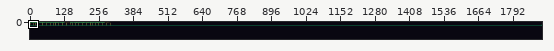
Two states of a sprite sheet, res/level_test2.png. Above: a wide view before the commit, with the close-up outlined.
Close-up. Earlier state:
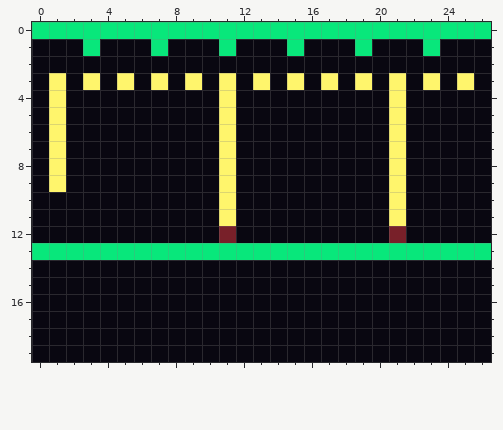
The file is 1900x64 pixels. Shown: x 0..26, y 0..19. The commit also changed other parts of the picture, which this record leaves out.
The result:
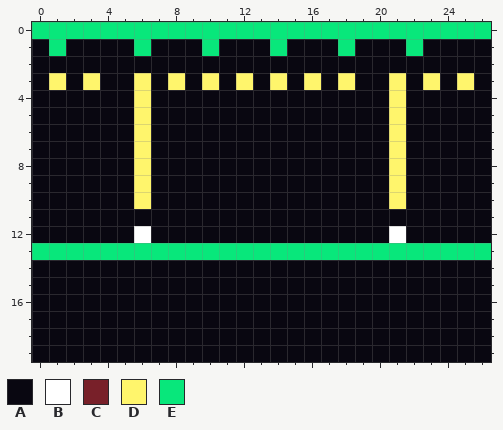
Palette (. is transparent): A #090711  B #ffffff  C #782029  D #fff56c  E #08e77b
Difference:
Colour A replaces colour C in row 12 at x 11.
Colour A replaces colour D in row 3 at x 5, 7, 9, 11, 13, 15, 17 and 19; in rows 4 to 9 at x 1 and 11; in row 10 at x 11; in row 11 at x 11 and 21.
Colour A replaces colour E in row 1 at x 3, 7, 11, 15, 19 and 23.
Colour B replaces colour A in row 12 at x 6.
Colour B replaces colour C in row 12 at x 21.
Colour D replaces colour A in row 3 at x 6, 8, 10, 12, 14, 16 and 18; in rows 4 to 10 at x 6.
Colour E replaces colour A in row 1 at x 1, 6, 10, 14, 18 and 22.
Where, in picture pixels (left, top, right, bottom), the same in both close-ups:
changed: (49, 39, 440, 243)
